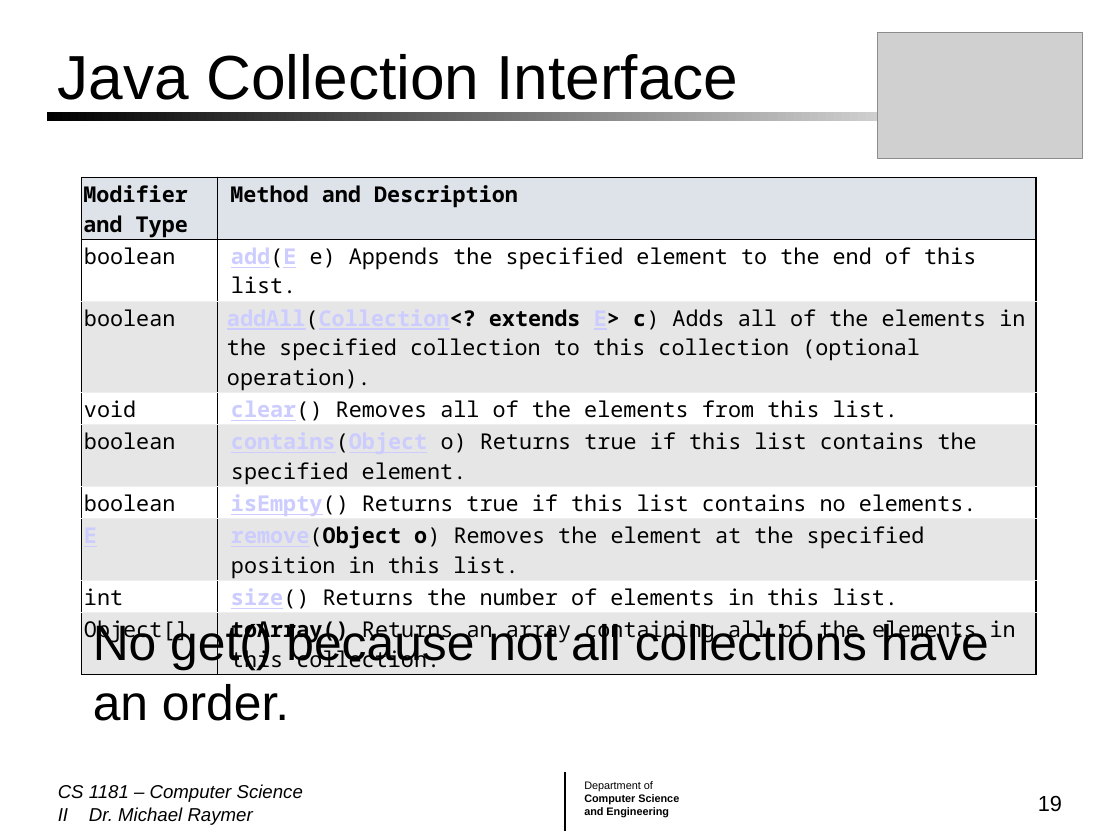
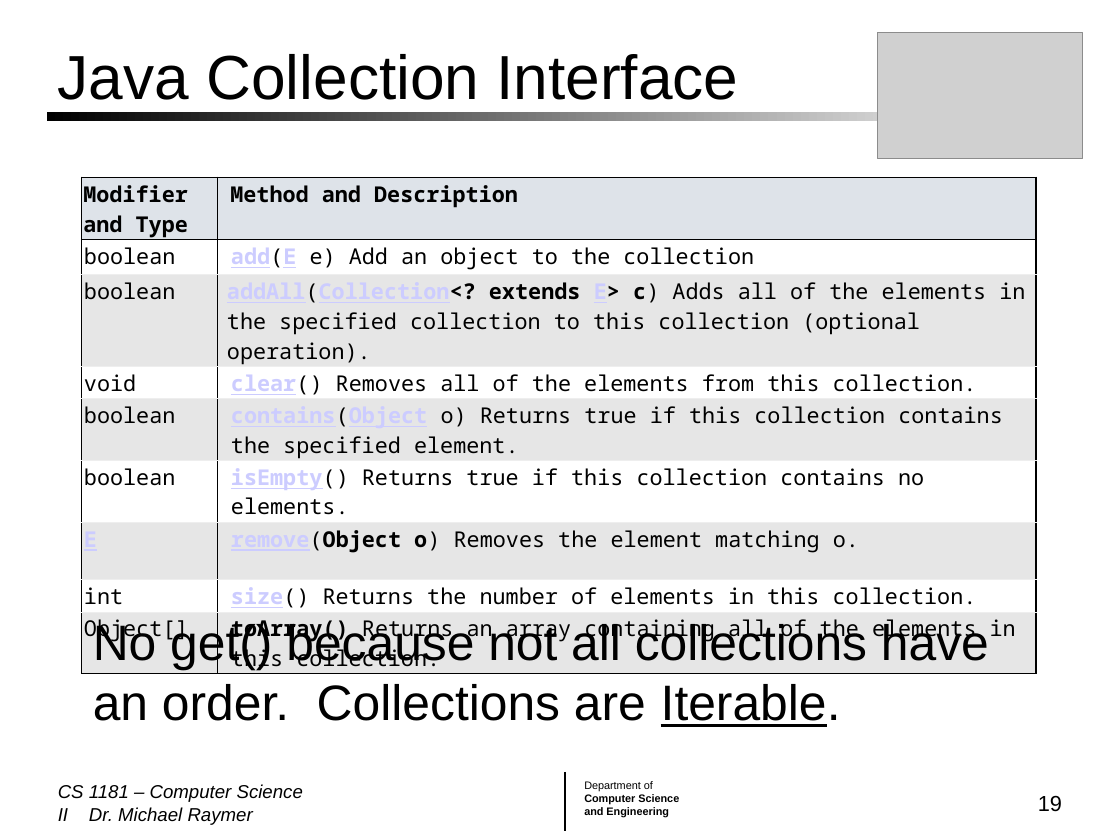
Before and after one commit to mraymer/CS1181_FA24, a slide deck: slide 19 of Lecture Slides/05 Generics.pptx. Drawn at 1120x840 pixels with LibreOffice and Linux fonts; fonts in the diff are those of the drawing; grey boxes stand for pictures; background and template pictures are left out. Boxes give left, top, right and bottom in pixels: in the first picture for what was removed or moved away, otherwise in the second. Text is boxed around its words. In the diff, an @@ line names an element or a change of style, - is before the commit and + after.

Commit message:
Lecture 10-21-24

```diff
--- a/Lecture Slides/05 Generics.pptx
+++ b/Lecture Slides/05 Generics.pptx
@@ table at [82,177,1036,675] @@
-row 2, column 2: add(E e) Appends the specified element to the end of this list.
+row 2, column 2: add(E e) Add an object to the collection
-row 4, column 2: clear() Removes all of the elements from this list.
+row 4, column 2: clear() Removes all of the elements from this collection.
-row 5, column 2: contains(Object o) Returns true if this list contains the specified element.
+row 5, column 2: contains(Object o) Returns true if this collection contains the specified element.
-row 6, column 2: isEmpty() Returns true if this list contains no elements.
+row 6, column 2: isEmpty() Returns true if this collection contains no elements.
-row 7, column 2: remove(Object o) Removes the element at the specified position in this list.
+row 7, column 2: remove(Object o) Removes the element matching o.
-row 8, column 2: size() Returns the number of elements in this list.
+row 8, column 2: size() Returns the number of elements in this collection.
@@ text at [93,621,989,727]: text changed @@
-No get() because not all collections have an order.
+No get() because not all collections have an order. Collections are Iterable.
```
Also in this commit, not shown: 2 other files.
